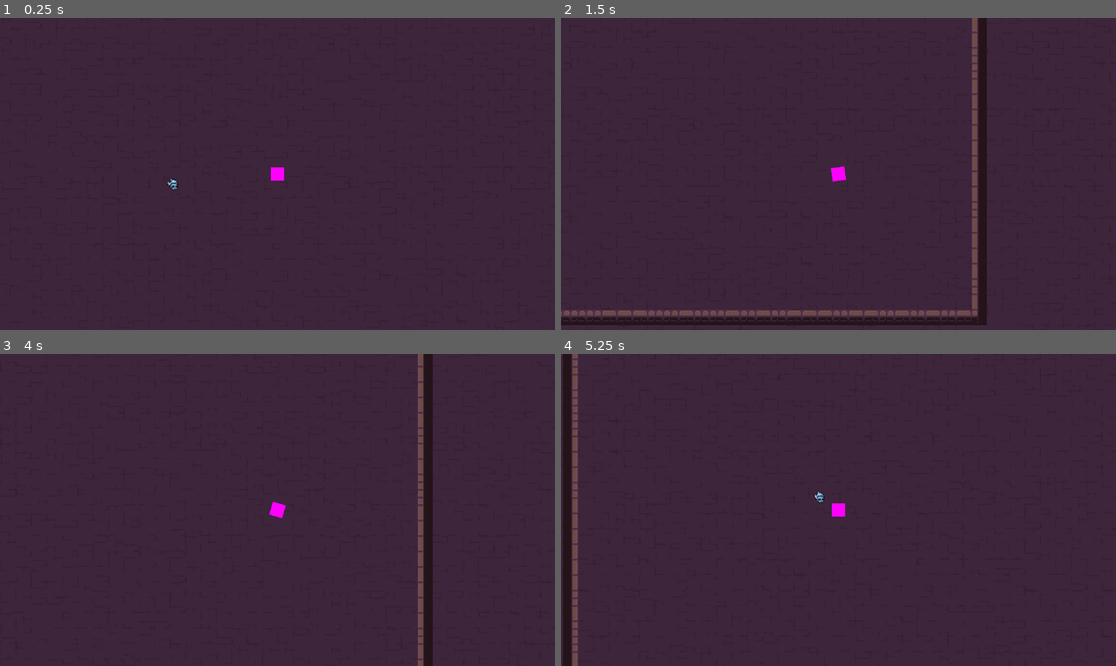
Above: before the commit, frames 1-4 (two rows, left to right).
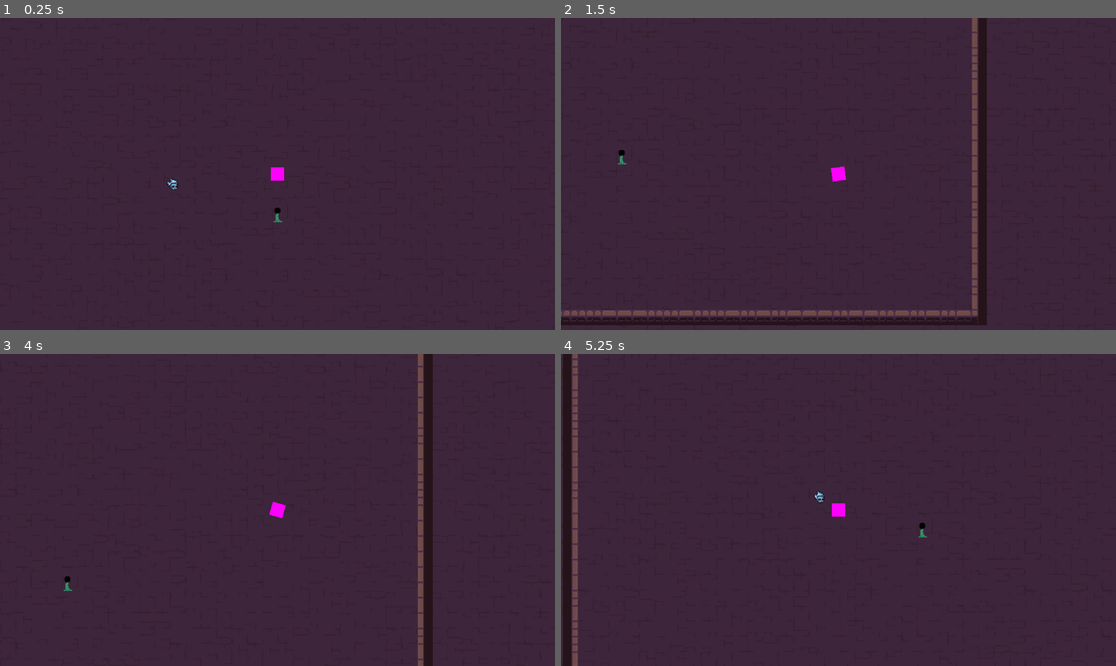
Above: after the commit, the same moments.

Repository: CookieCherith0969/GDM-Assignment-4
Game: Godot game, scene res://Scenes/test_scene.tscn
Same seed, same stepped clock (60 frames per second), same inputs: the game is played once before the commit and once after it.
Inputs (mouse positions are in pixels of both pictures, inside the frame that each line leads up to):
- Up to frame 1 (0.25 s): no input
- Up to frame 2 (1.5 s): tap Enter at 0.5 s; move the mouse to (960, 158) at 0.52 s; hold D (Right) 0.53-1.28 s; hold Space (Light) 0.53-1.28 s; move the mouse to (727, 189) at 1.27 s; hold S (Down) from 1.28 s (still down); tap Space (Light) at 1.35 s
- Up to frame 3 (4 s): move the mouse to (333, 441) at 2.02 s; release S (Down) at 2.03 s; hold D (Right) 2.03-2.78 s; hold Space (Light) 2.03-2.78 s; move the mouse to (249, 572) at 2.77 s; hold W (Up) 2.78-3.53 s; tap Space (Light) at 2.85 s; move the mouse to (444, 556) at 3.52 s; hold A (Left) from 3.53 s (still down); hold Space (Light) from 3.53 s (still down)
- Up to frame 4 (5.25 s): move the mouse to (672, 463) at 4.27 s; release Space (Light) at 4.28 s; tap Space (Light) at 4.35 s; move the mouse to (866, 510) at 5.02 s; release A (Left) at 5.03 s; hold S (Down) from 5.03 s (still down); hold Space (Light) from 5.03 s (still down)

The runs differ from the first frame. In frame 1, less than 0.1% of the frame differs, in the area x 49-51%, y 60-66%; in frame 2, less than 0.1%, in the area x 10-12%, y 42-47%; in frame 3, less than 0.1%; in frame 4, less than 0.1%.

Commit message:
Started Lamp plant

Diff:
--- a/Scenes/enemy.tscn
+++ b/Scenes/enemy.tscn
@@ -1,6 +1,6 @@
 [gd_scene load_steps=9 format=3 uid="uid://vmauooked5r8"]
 
-[ext_resource type="Script" path="res://Scenes/enemy.gd" id="1_j1bsw"]
+[ext_resource type="Script" path="res://Scripts/enemy.gd" id="1_j1bsw"]
 [ext_resource type="Texture2D" uid="uid://dog68fxas75h7" path="res://Art/2D Pixel Dungeon Asset Pack/Character_animation/monsters_idle/skull/v2/skull_v2_1.png" id="1_tbcp7"]
 [ext_resource type="Texture2D" uid="uid://1mgmc802kto8" path="res://Art/2D Pixel Dungeon Asset Pack/Character_animation/monsters_idle/skull/v2/skull_v2_2.png" id="2_n84ru"]
 [ext_resource type="Texture2D" uid="uid://dp1lkcyo6tl8g" path="res://Art/2D Pixel Dungeon Asset Pack/Character_animation/monsters_idle/skull/v2/skull_v2_3.png" id="3_vu1tf"]
--- /dev/null
+++ b/Scenes/lampPlant.tscn
@@ -0,0 +1,63 @@
+[gd_scene load_steps=9 format=3 uid="uid://51alml0rqxy6"]
+
+[ext_resource type="Script" path="res://Scripts/lampPlant.gd" id="1_8jvi5"]
+[ext_resource type="Texture2D" uid="uid://h02wf7c3vis2" path="res://Art/PlaceholderArt/Lamp.png" id="2_14hpv"]
+
+[sub_resource type="RectangleShape2D" id="RectangleShape2D_fvte4"]
+
+[sub_resource type="AtlasTexture" id="AtlasTexture_yersf"]
+atlas = ExtResource("2_14hpv")
+region = Rect2(32, 0, 16, 16)
+
+[sub_resource type="AtlasTexture" id="AtlasTexture_xuukq"]
+atlas = ExtResource("2_14hpv")
+region = Rect2(0, 0, 16, 16)
+
+[sub_resource type="AtlasTexture" id="AtlasTexture_q4ye2"]
+atlas = ExtResource("2_14hpv")
+region = Rect2(16, 0, 16, 16)
+
+[sub_resource type="SpriteFrames" id="SpriteFrames_e7r2r"]
+animations = [{
+"frames": [{
+"duration": 1.0,
+"texture": SubResource("AtlasTexture_yersf")
+}],
+"loop": true,
+"name": &"off",
+"speed": 5.0
+}, {
+"frames": [{
+"duration": 1.0,
+"texture": SubResource("AtlasTexture_xuukq")
+}, {
+"duration": 1.0,
+"texture": SubResource("AtlasTexture_q4ye2")
+}],
+"loop": true,
+"name": &"on",
+"speed": 5.0
+}]
+
+[sub_resource type="CircleShape2D" id="CircleShape2D_40tec"]
+
+[node name="LampPlant" type="CharacterBody2D"]
+script = ExtResource("1_8jvi5")
+
+[node name="CollisionShape2D" type="CollisionShape2D" parent="."]
+shape = SubResource("RectangleShape2D_fvte4")
+
+[node name="AnimatedSprite2D" type="AnimatedSprite2D" parent="."]
+sprite_frames = SubResource("SpriteFrames_e7r2r")
+animation = &"on"
+
+[node name="DetectionArea" type="Area2D" parent="."]
+collision_layer = 2
+collision_mask = 2
+
+[node name="CollisionShape2D" type="CollisionShape2D" parent="DetectionArea"]
+scale = Vector2(2, 2)
+shape = SubResource("CircleShape2D_40tec")
+
+[connection signal="body_entered" from="DetectionArea" to="." method="_on_detection_area_body_entered"]
+[connection signal="body_exited" from="DetectionArea" to="." method="_on_detection_area_body_exited"]
--- a/Scenes/test_scene.tscn
+++ b/Scenes/test_scene.tscn
@@ -1,8 +1,9 @@
-[gd_scene load_steps=9 format=3 uid="uid://4wbvj5vswnej"]
+[gd_scene load_steps=10 format=3 uid="uid://4wbvj5vswnej"]
 
 [ext_resource type="Script" path="res://Scripts/Player.gd" id="1_lr84v"]
 [ext_resource type="Texture2D" uid="uid://duuoip7lu2nb1" path="res://Art/2D Pixel Dungeon Asset Pack/character and tileset/Dungeon_Tileset.png" id="2_nv5xd"]
 [ext_resource type="PackedScene" uid="uid://vmauooked5r8" path="res://Scenes/enemy.tscn" id="3_hggjy"]
+[ext_resource type="PackedScene" uid="uid://51alml0rqxy6" path="res://Scenes/lampPlant.tscn" id="4_wf0a1"]
 
 [sub_resource type="TileSetAtlasSource" id="TileSetAtlasSource_1nqul"]
 resource_name = "Floor"
@@ -262,3 +263,6 @@
 
 [node name="Enemy" parent="." instance=ExtResource("3_hggjy")]
 position = Vector2(441, 290)
+
+[node name="LampPlant" parent="." instance=ExtResource("4_wf0a1")]
+position = Vector2(549, 321)
--- a/Scenes/enemy.gd
+++ b/Scripts/enemy.gd
@@ -3,14 +3,14 @@
 var speed = 50 # Enemy speed -R
 var player_in_range = false # If enemy is chasing player -R
 var player = null # Player object -R
-
+var activeLampPlant = false
 # Enemy physics process
 func _physics_process(delta):
 	# Play default animation always -R
 	if !$AnimatedSprite2D.is_playing():
 		$AnimatedSprite2D.play("placeHolderAnim")
 	# Move towards player if in range and light is on -R
-	if (player_in_range && player.light_on):
+	if (player_in_range && (player.light_on || activeLampPlant)):
 		position += position.direction_to(player.position) * speed * delta
 		# Flip sprite horizontally to face player -R
 		if (player.position.x - position.x) < 0:
--- /dev/null
+++ b/Scripts/lampPlant.gd
@@ -0,0 +1,22 @@
+extends CharacterBody2D
+
+var lampActive = false
+
+# Start with lamp off -R
+func _ready():
+	$AnimatedSprite2D.play("off")
+
+# When player enters range turn lamp on -R
+func _on_detection_area_body_entered(body):
+	if not is_instance_of(body, Player):
+		return
+	$AnimatedSprite2D.play("on")
+	lampActive = true
+
+# When player leaves wait x seconds then turn off -R
+func _on_detection_area_body_exited(body):
+	if not is_instance_of(body, Player):
+		return
+	await get_tree().create_timer(3).timeout
+	$AnimatedSprite2D.play("off")
+	lampActive = false
Binary file added: Art/PlaceholderArt/Lamp.aseprite
Binary file added: Art/PlaceholderArt/Lamp.png
Not shown, added: Art/PlaceholderArt/Lamp.png.import
